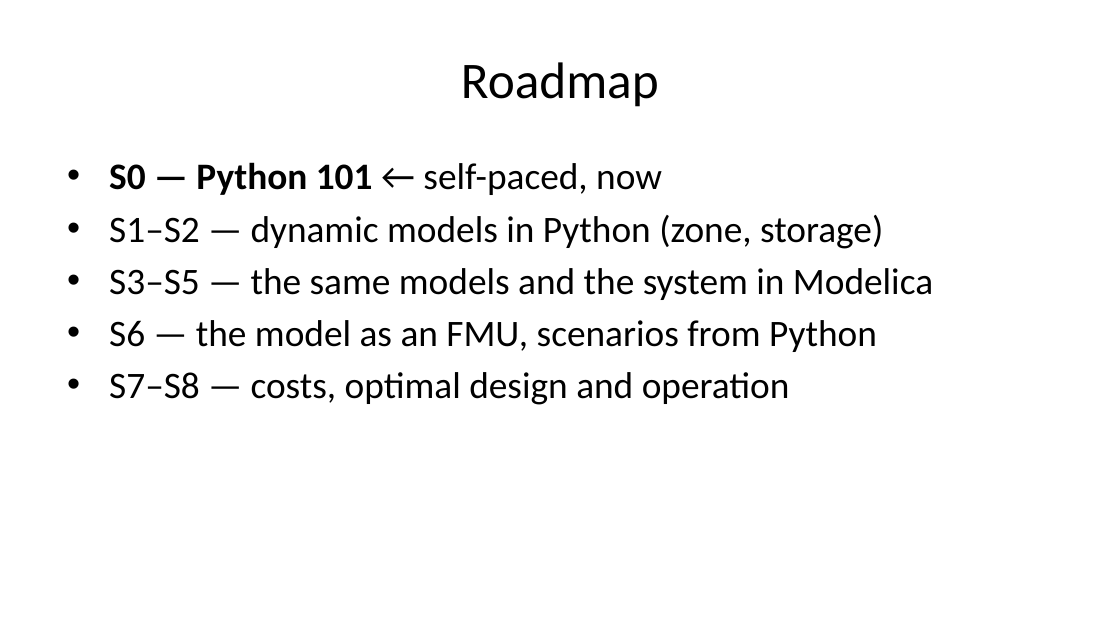
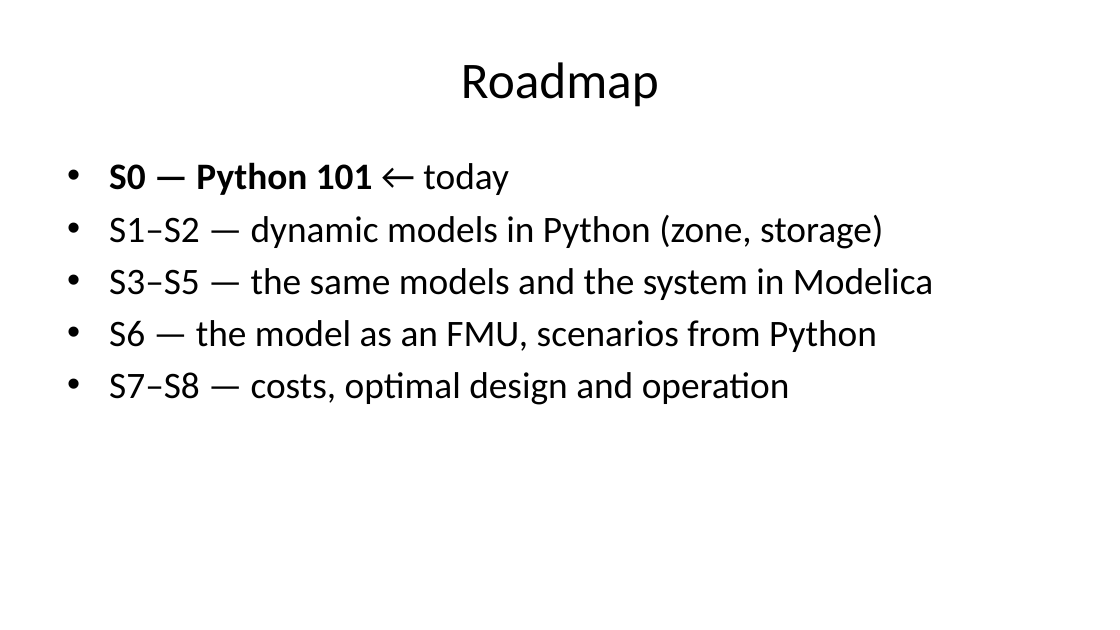
Before and after one commit to DSSchiera/energy-systems-modelica-python-course-participant, a slide deck: slide 6 of slides/session_00/session_00.pptx. Drawn at 1120x630 pixels with LibreOffice and Linux fonts; fonts in the diff are those of the drawing. Boxes give left, top, right and bottom in pixels: in the first picture for what was removed or moved away, otherwise in the second. Text is boxed around its words. In the diff, an @@ line names an element or a change of style, - is before the commit and + after.

```diff
--- a/slides/session_00/session_00.pptx
+++ b/slides/session_00/session_00.pptx
@@ text at [109, 162, 508, 195]: text changed; bold on @@
-• S0 — Python 101 ← self-paced, now
+• S0 — Python 101 ← today
```
Also in this commit, not shown: 4 other slides changed, 1 slide added, 22 other files.
